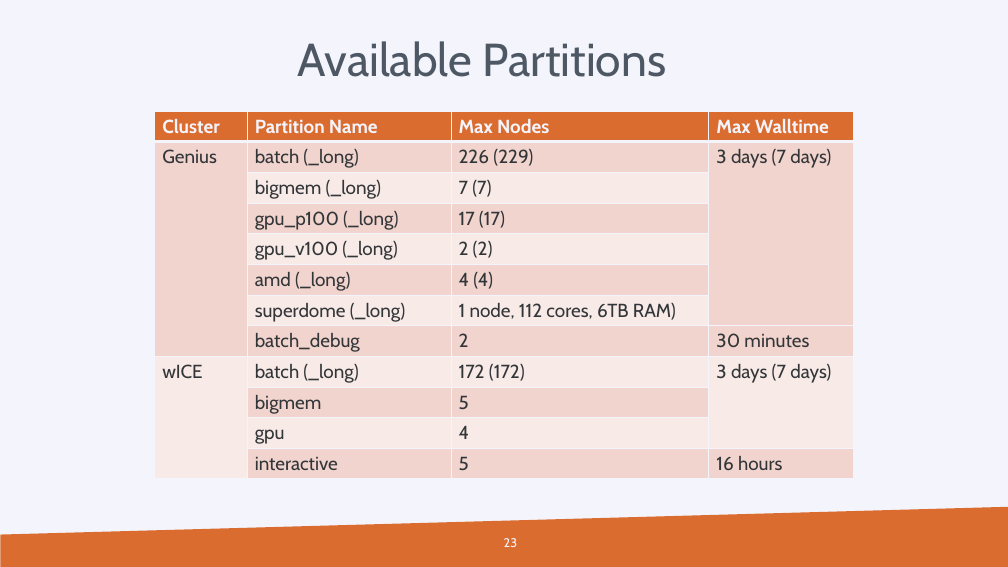
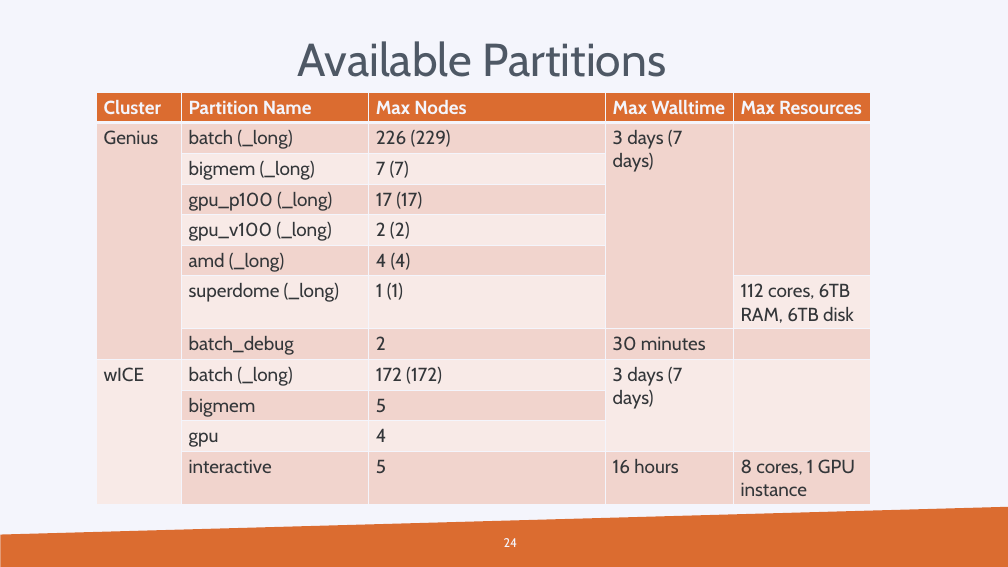
Before and after one commit to hpcleuven/Slurm-lunchbox, a slide deck: slide 24 of Slurm_Lunchbox.pptx (slide 23 before the commit). Drawn at 1008x567 pixels with LibreOffice and Linux fonts; fonts in the diff are those of the drawing; background and template pictures are left out. Boxes give left, top, right and bottom in pixels: in the first picture for what was removed or moved away, otherwise in the second. Text is boxed around its words. In the diff, an @@ line names an element or a change of style, - is before the commit and + after.

```diff
--- a/Slurm_Lunchbox.pptx
+++ b/Slurm_Lunchbox.pptx
@@ table at (96,92,870,505) @@
-column 3, row 7: 1 node, 112 cores, 6TB RAM)
+column 3, row 7: 1 (1)
+column 5: Max Resources |  |  |  |  |  | 112 cores, 6TB RAM, 6TB disk |  |  |  |  | 8 cores, 1 GPU instance
@@ table: place and size @@
-table at (155,111,854,479)
+table at (96,92,870,505)
@@ page number at (504,538,518,547): text changed @@
-23
+24
```
Also in this commit, not shown: 5 other slides changed, 1 slide added.
